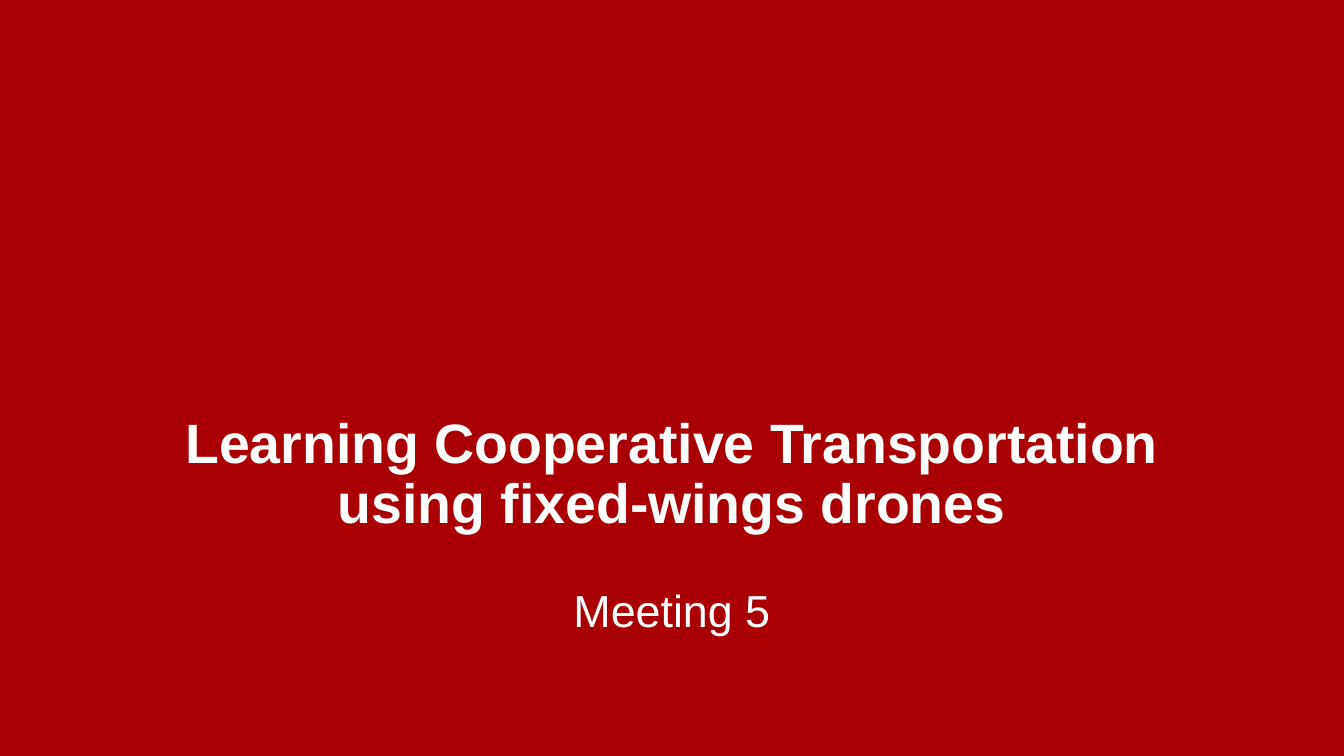
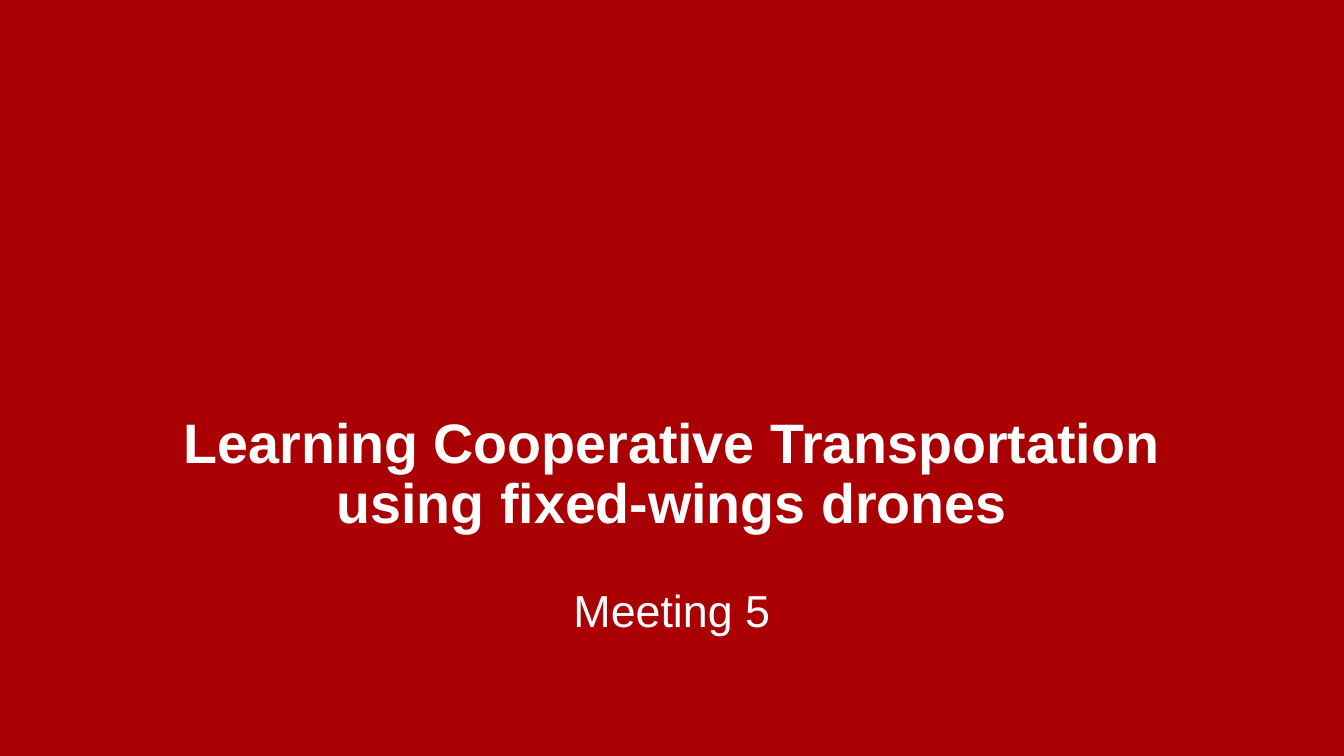
Before and after one commit to amedhisham/FixedWingsCoopTransportation, a slide deck: slide 1 of documentation/Meeting 5.pptx. Drawn at 1344x756 pixels with LibreOffice and Linux fonts; fonts in the diff are those of the drawing; background and template pictures are left out. Boxes give left, top, right and bottom in pixels: in the first picture for what was removed or moved away, otherwise in the second. Text is boxed around its words. In the diff, an @@ line names an element or a change of style, - is before the commit and + after.

```diff
--- a/documentation/Meeting 5.pptx
+++ b/documentation/Meeting 5.pptx
@@ title "Learning Cooperative Transportation using fixed-wings ..." at box(184, 422, 1159, 533): size 39.6 to 39.7 pt @@
```
Also in this commit, not shown: 4 other slides changed, 27 other files.
